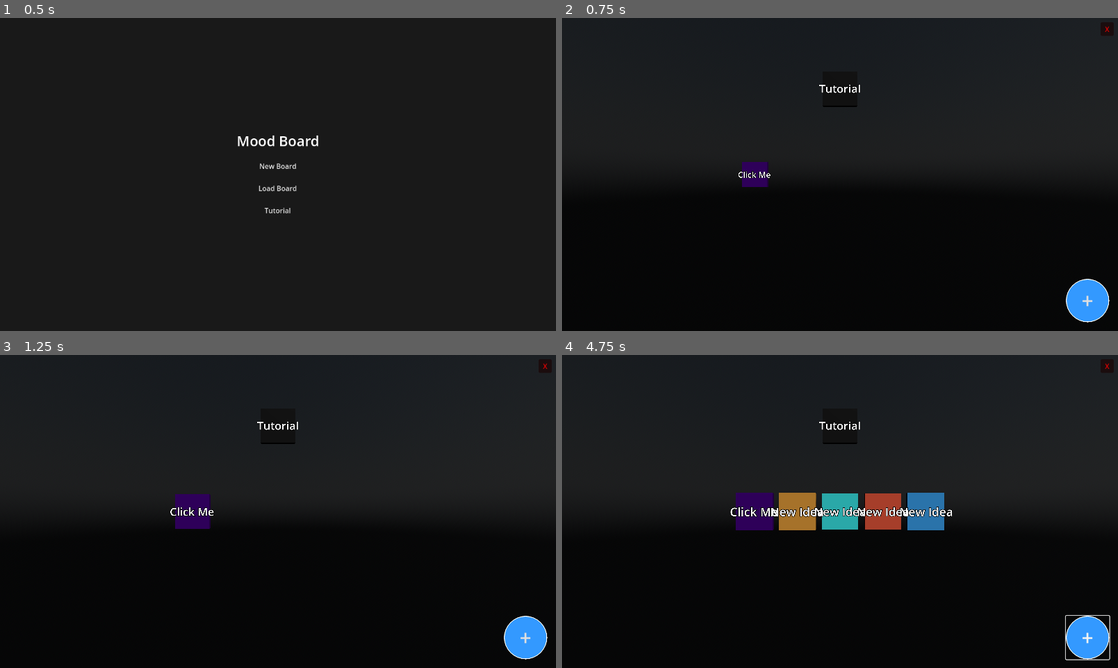
Above: before the commit, frames 1-4 (two rows, left to right).
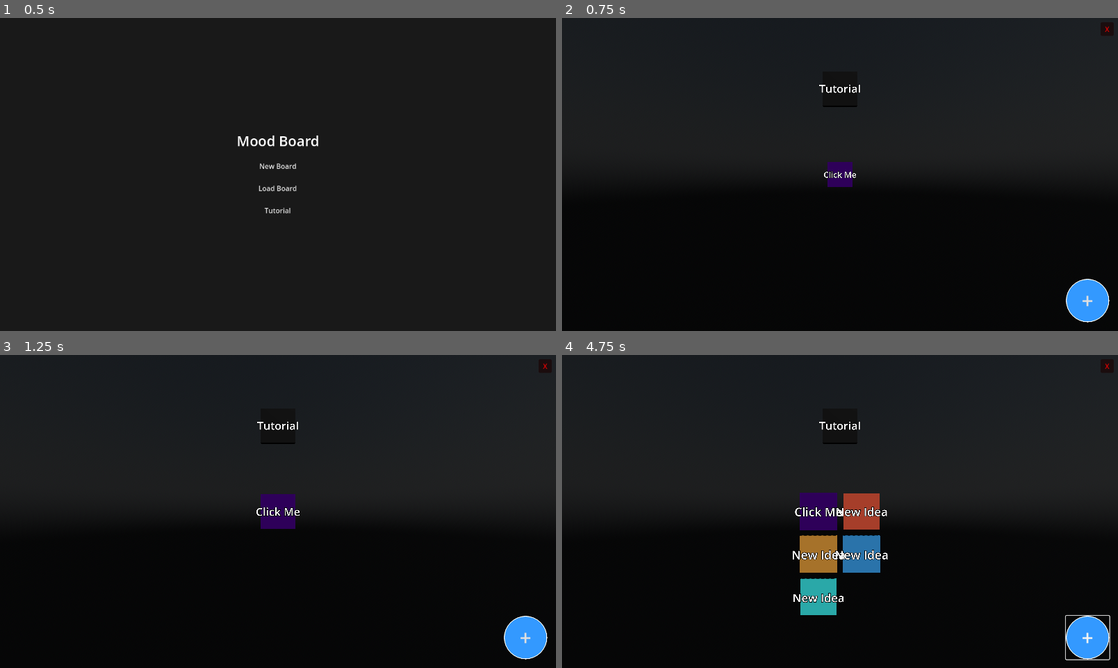
Above: after the commit, the same moments.

Repository: Asderek/MoodBoard
Game: Godot game, scene res://Scenes/MainMenu.tscn
Two runs of this game, one before a commit and one after it. Both use one fixed random seed, a clock stepped at 60 frames per second and the inputs below.
Inputs (mouse positions are in pixels of both pictures, inside the frame that each line leads up to):
- Up to frame 1 (0.5 s): no input
- Up to frame 2 (0.75 s): click "Tutorial" at 0.5 s
- Up to frame 3 (1.25 s): no input
- Up to frame 4 (4.75 s): click "+" at 1.25 s; click "+" at 2 s; click "+" at 2.75 s; move the mouse to (962, 495) at 3.52 s; click (962, 495) at 3.67 s; tap Enter at 4.25 s; drag from (728, 527) to (812, 574) at 4.27 s

Frame 1 is identical in both runs. In frame 2, 0.7% of the frame differs, in the area x 31-53%, y 46-54%; in frame 3, 1.3%; in frame 4, 6.2%, in the area x 30-71%, y 44-84%.

Commit message:
baseline

Diff:
--- /dev/null
+++ b/Scenes/RecycleBin3D.tscn
@@ -0,0 +1,28 @@
+[gd_scene load_steps=5 format=3 uid="uid://recycle_bin_3d"]
+
+[sub_resource type="BoxShape3D" id="BoxShape3D_bin"]
+size = Vector3(3, 3, 0.5)
+
+[sub_resource type="StandardMaterial3D" id="StandardMaterial3D_bin"]
+transparency = 1
+albedo_color = Color(0.8, 0.2, 0.2, 0.6)
+
+[sub_resource type="BoxMesh" id="BoxMesh_bin"]
+material = SubResource("StandardMaterial3D_bin")
+size = Vector3(3, 3, 0.1)
+
+[node name="RecycleBin3D" type="Area3D" groups=["recycle_bin"]]
+collision_layer = 2
+collision_mask = 2
+
+[node name="CollisionShape3D" type="CollisionShape3D" parent="."]
+shape = SubResource("BoxShape3D_bin")
+
+[node name="MeshInstance3D" type="MeshInstance3D" parent="."]
+mesh = SubResource("BoxMesh_bin")
+
+[node name="Label3D" type="Label3D" parent="."]
+transform = Transform3D(1, 0, 0, 0, 1, 0, 0, 0, 1, 0, 0, 0.1)
+text = "Drop to Delete"
+font_size = 48
+outline_size = 12
--- a/Scenes/UI.tscn
+++ b/Scenes/UI.tscn
@@ -21,10 +21,20 @@
 corner_radius_bottom_left = 0
 corner_radius_top_left = 0
 
-[node name="UI" type="CanvasLayer"]
+[node name="UI" type="Control"]
+layout_mode = 3
+anchors_preset = 15
+anchor_right = 1.0
+anchor_bottom = 1.0
+grow_horizontal = 2
+grow_vertical = 2
+mouse_filter = 2
 script = ExtResource("1_script")
 
-[node name="AddButton" type="Button" parent="."]
+[node name="ForegroundLayer" type="CanvasLayer" parent="."]
+layer = 1
+
+[node name="AddButton" type="Button" parent="ForegroundLayer"]
 anchors_preset = 3
 anchor_left = 1.0
 anchor_top = 1.0
@@ -42,7 +52,7 @@
 theme_override_styles/pressed = SubResource("StyleBoxFlat_1")
 text = "+"
 
-[node name="Sidebar" type="PanelContainer" parent="."]
+[node name="Sidebar" type="PanelContainer" parent="ForegroundLayer"]
 anchors_preset = 11
 anchor_left = 1.0
 anchor_right = 1.0
@@ -51,57 +61,61 @@
 grow_horizontal = 0
 grow_vertical = 2
 
-[node name="VBoxContainer" type="VBoxContainer" parent="Sidebar"]
+[node name="VBoxContainer" type="VBoxContainer" parent="ForegroundLayer/Sidebar"]
 layout_mode = 2
 theme_override_constants/separation = 10
 
-[node name="Label" type="Label" parent="Sidebar/VBoxContainer"]
+[node name="Label" type="Label" parent="ForegroundLayer/Sidebar/VBoxContainer"]
 layout_mode = 2
 theme_override_font_sizes/font_size = 24
 text = "Properties"
 horizontal_alignment = 1
 
-[node name="NameLabel" type="Label" parent="Sidebar/VBoxContainer"]
+[node name="NameLabel" type="Label" parent="ForegroundLayer/Sidebar/VBoxContainer"]
 layout_mode = 2
 text = "Name:"
 
-[node name="NameEdit" type="TextEdit" parent="Sidebar/VBoxContainer"]
+[node name="NameEdit" type="TextEdit" parent="ForegroundLayer/Sidebar/VBoxContainer"]
 custom_minimum_size = Vector2(0, 80)
 layout_mode = 2
 placeholder_text = "Node Name"
 wrap_mode = 1
 
-[node name="DescLabel" type="Label" parent="Sidebar/VBoxContainer"]
+[node name="DescLabel" type="Label" parent="ForegroundLayer/Sidebar/VBoxContainer"]
 layout_mode = 2
 text = "Description:"
 
-[node name="DescEdit" type="TextEdit" parent="Sidebar/VBoxContainer"]
+[node name="DescEdit" type="TextEdit" parent="ForegroundLayer/Sidebar/VBoxContainer"]
 custom_minimum_size = Vector2(0, 150)
 layout_mode = 2
 placeholder_text = "Description..."
 wrap_mode = 1
 
-[node name="SaveButton" type="Button" parent="Sidebar/VBoxContainer"]
+[node name="SaveButton" type="Button" parent="ForegroundLayer/Sidebar/VBoxContainer"]
 layout_mode = 2
 text = "Save Changes"
 
-[node name="RecycleBin" type="Panel" parent="."]
-anchors_preset = 2
+[node name="RecycleBin" type="Panel" parent="ForegroundLayer"]
+anchors_preset = 7
+anchor_left = 0.5
 anchor_top = 1.0
+anchor_right = 0.5
 anchor_bottom = 1.0
+offset_left = -100.0
 offset_top = -100.0
-offset_right = 150.0
+offset_right = 100.0
+offset_bottom = -20.0
+grow_horizontal = 2
 grow_vertical = 0
 theme_override_styles/panel = SubResource("StyleBoxFlat_Bin")
 
-[node name="Label" type="Label" parent="RecycleBin"]
+[node name="Label" type="Label" parent="ForegroundLayer/RecycleBin"]
 layout_mode = 1
 anchors_preset = 15
 anchor_right = 1.0
 anchor_bottom = 1.0
 grow_horizontal = 2
 grow_vertical = 2
-theme_override_font_sizes/font_size = 20
 text = "Drop to Delete"
 horizontal_alignment = 1
 vertical_alignment = 1
--- a/Scripts/Main.gd
+++ b/Scripts/Main.gd
@@ -28,10 +28,14 @@
 	ui_layer = ui_scene
 	ui_scene.connect("add_node_requested", add_new_node)
 	ui_scene.connect("node_data_changed", func(_d): save_data())
-	ui_scene.connect("node_data_changed", func(_d): save_data())
 	ui_scene.connect("exit_requested", return_to_menu)
 
 	# Camera connection removed (no longer needed for rotation)
+
+	# Camera connection removed (no longer needed for rotation)
+
+	# Enable Transparent BG so UI BackgroundLayer (Layer -1) is visible behind 3D nodes
+	# get_viewport().transparent_bg = true # REVERTED: Causes occlusion issues with 2D layers
 
 	load_data()
 
@@ -148,11 +152,12 @@
 	if current_view_data.has("children"):
 		var new_node_data = {
 			"name": "New Idea",
-			"color": Color.from_hsv(randf(), 0.7, 0.9),
+			"color": Color.from_hsv(randf(), 0.7, 0.9).to_html(),
 			"children": []
 		}
 		current_view_data["children"].append(new_node_data)
 		_spawn_layer(current_view_data, Vector3.ZERO) # Refresh view
+		save_data()
 
 
 enum AnimType { DEFAULT, TUNNEL_IN, TUNNEL_OUT }
@@ -214,6 +219,37 @@
 	# --- 2. NEW GRID CONTENT (Children) ---
 	var children_data = parent_data.get("children", [])
 
+	# Dynamic Grid Calculation
+	var is_mobile = OS.has_feature("mobile")
+	var count = children_data.size()
+
+	# base_dim reflects the "Square" size (1x1, 2x2...) before clamping
+	var base_dim = 1
+	if count <= 1:
+		base_dim = 1
+	elif count <= 4:
+		base_dim = 2
+	elif count <= 9:
+		base_dim = 3
+	elif count <= 16:
+		base_dim = 4
+	elif count <= 25:
+		base_dim = 5
+	else:
+		base_dim = 6
+
+	var layout_cols = 1
+	var layout_rows = 1
+
+	if is_mobile:
+		# Mobile: Fixed Width (Max 3 Cols), Grow Down
+		layout_cols = min(3, base_dim)
+		# layout_rows is derived
+	else:
+		# PC: Fixed Height (Max 6 Rows), Grow Right
+		layout_rows = min(6, base_dim)
+		# layout_cols is derived
+
 	var idx = 0
 	for data in children_data:
 		var n = MoodNodeScene.instantiate()
@@ -224,14 +260,34 @@
 		n.connect("node_drag_started", _on_node_drag_started)
 		n.connect("node_drag_ended", _on_node_drag_ended)
 
-		# Grid Layout Logic
-		var col = idx % GRID_COLS
-		var row = idx / GRID_COLS
-
-		# Centering offset (optional)
-		var start_x2 = -(GRID_COLS * GRID_SPACING_X) / 2.0 + GRID_SPACING_X / 2.0
-		var x_pos = start_x2 + (col * GRID_SPACING_X)
-		var y_pos = -(row * GRID_SPACING_Y) # Grow downwards
+		var col = 0
+		var row = 0
+		var x_pos = 0.0
+		var y_pos = 0.0
+
+		# Grid Layout Math
+		if is_mobile:
+			# Row-Major: Fill X, then Y
+			col = idx % layout_cols
+			row = idx / layout_cols
+
+			# Centering X only? Or both? Standard vertical list usually centers X.
+			var total_w = layout_cols * GRID_SPACING_X
+			var start_x2 = -(total_w / 2.0) + (GRID_SPACING_X / 2.0)
+			x_pos = start_x2 + (col * GRID_SPACING_X)
+			y_pos = -(row * GRID_SPACING_Y)
+		else:
+			# PC: Column-Major: Fill Y, then X
+			row = idx % layout_rows
+			col = idx / layout_rows
+
+			# Calculate total columns for centering
+			var total_cols_needed = ceil(float(count) / float(layout_rows))
+			var total_w = total_cols_needed * GRID_SPACING_X
+			var start_x2 = -(total_w / 2.0) + (GRID_SPACING_X / 2.0)
+
+			x_pos = start_x2 + (col * GRID_SPACING_X)
+			y_pos = -(row * GRID_SPACING_Y)
 
 		n.position = Vector3(x_pos, y_pos, 0)
 
@@ -375,9 +431,21 @@
 		ui_layer.set_bin_visible(true)
 
 func _on_node_drag_ended(node):
+	# Check 2D Bin intersection via UI layer
+	if ui_layer and ui_layer.is_bin_hovered():
+		# Delete Node
+		if current_view_data.has("children"):
+			# Animate deletion first
+			var t = create_tween()
+			t.tween_property(node, "scale", Vector3.ZERO, 0.2).set_trans(Tween.TRANS_BACK).set_ease(Tween.EASE_IN)
+			await t.finished
+			node.queue_free() # Remove it from scene so it's not caught by _spawn_layer cleanup
+
+			current_view_data["children"].erase(node.node_data)
+			_spawn_layer(current_view_data, Vector3.ZERO) # Refresh view
+			save_data()
+
 	if ui_layer:
-		if ui_layer.is_bin_hovered():
-			pass # Handle delete? With virtual scroll, deleting from list is trickier.
 		ui_layer.set_bin_visible(false)
 
 
--- a/Scripts/UI.gd
+++ b/Scripts/UI.gd
@@ -1,26 +1,35 @@
-extends CanvasLayer
+extends Control
 
 signal add_node_requested
 signal node_data_changed(node_data)
 signal jump_requested(percent)
 signal exit_requested
 
-@onready var add_button = $AddButton
-@onready var sidebar = $Sidebar
-@onready var name_edit = $Sidebar/VBoxContainer/NameEdit
-@onready var desc_edit = $Sidebar/VBoxContainer/DescEdit
-@onready var recycle_bin = $RecycleBin
+@onready var add_button = $ForegroundLayer/AddButton
+@onready var sidebar = $ForegroundLayer/Sidebar
+@onready var name_edit = $ForegroundLayer/Sidebar/VBoxContainer/NameEdit
+@onready var desc_edit = $ForegroundLayer/Sidebar/VBoxContainer/DescEdit
+@onready var recycling_bin = $ForegroundLayer/RecycleBin
+var current_node_data: Dictionary = {}
+var current_node_ref = null
+	# Add Background Color (since Viewport is transparent now)
+	# REMOVED: ColorRect blocks 3D view because CanvasLayers render after 3D.
 
-var current_node_data: Dictionary = {}
-var current_node_ref = null # To update visuals in real-time if needed? Or just data.
 
 func _ready():
 	add_button.pressed.connect(_on_add_button_pressed)
-	$Sidebar/VBoxContainer/SaveButton.pressed.connect(_on_save_pressed)
+	$ForegroundLayer/Sidebar/VBoxContainer/SaveButton.pressed.connect(_on_save_pressed)
 	sidebar.visible = false
-	recycle_bin.visible = false
+	recycling_bin.visible = false
 
 	_setup_exit_button()
+
+func is_bin_hovered() -> bool:
+	if not recycling_bin.visible: return false
+	return recycling_bin.get_global_rect().has_point(get_global_mouse_position())
+
+func set_bin_visible(visible: bool):
+	recycling_bin.visible = visible
 
 func _setup_exit_button():
 	var btn = Button.new()
@@ -37,6 +46,7 @@
 
 	btn.pressed.connect(func(): emit_signal("exit_requested"))
 	add_child(btn)
+
 
 func _on_add_button_pressed():
 	emit_signal("add_node_requested")
@@ -68,11 +78,3 @@
 			print("Node ref missing update_visuals method")
 	else:
 		print("No current node ref to update")
-
-func set_bin_visible(is_visible: bool):
-	recycle_bin.visible = is_visible
-
-func is_bin_hovered() -> bool:
-	if not recycle_bin.visible: return false
-	var mouse_pos = recycle_bin.get_global_mouse_position()
-	return recycle_bin.get_global_rect().has_point(mouse_pos)
